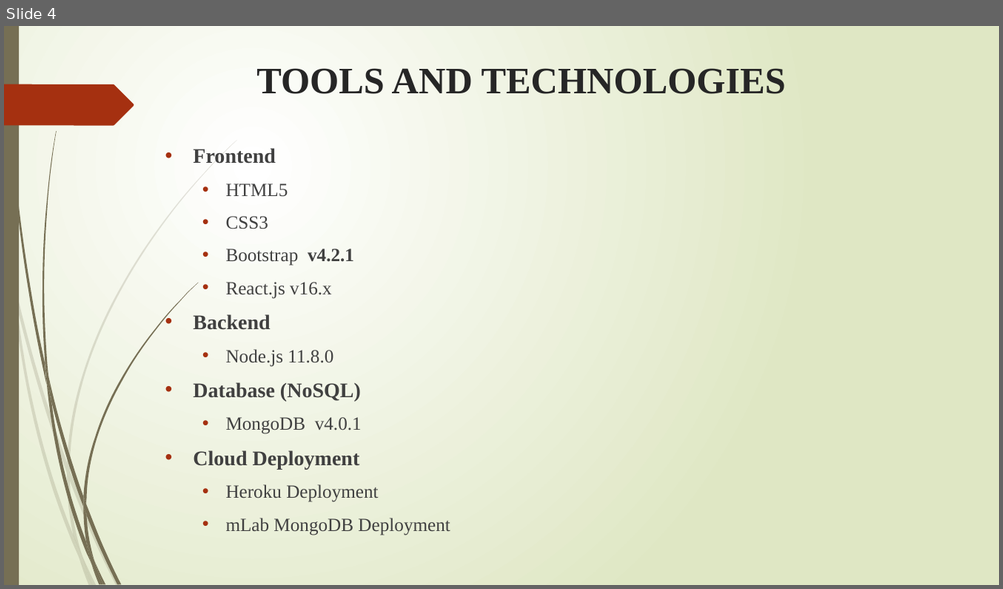
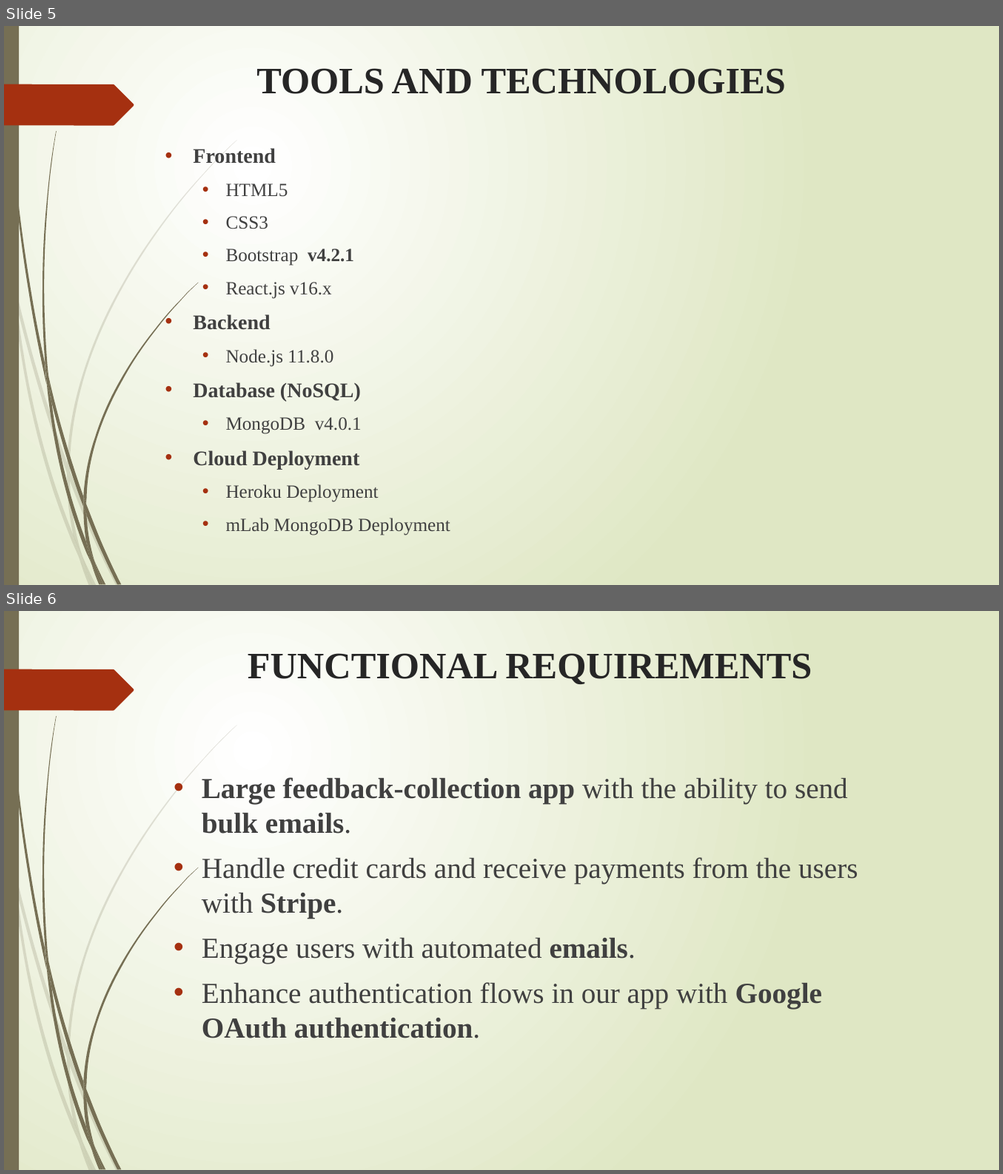
Before and after one commit to vijaykumarrpai/mca-code, a slide deck: 5thSem/Project/Bulk Email Aggregtor.pptx. Shown one above the other, each under a label of ours: slide 4 before the commit, slides 5 and 6 after it. The pictures are 1003x589 and 1003x1174 pixels, drawn with LibreOffice and Linux fonts; fonts in the diff are those of the drawing. Boxes give left, top, right and bottom in pixels: in the first picture for what was removed or moved away, otherwise in the second. Text is boxed around its words. In the diff, an @@ line names an element or a change of style, - is before the commit and + after.

```diff
--- a/5thSem/Project/Bulk Email Aggregtor.pptx
+++ b/5thSem/Project/Bulk Email Aggregtor.pptx
@@ slide 6 added at (4, 611, 999, 1170), background gradient #FFFFFF to #DFE8C4; not listed: 24 template elements that a slide beside it also shows @@
@@ title added at (247, 653, 811, 684), 36 pt, text #262626, bold @@
+FUNCTIONAL REQUIREMENTS
@@ text added at (202, 777, 857, 1039), 28 pt, text #404040 @@
+• Large feedback-collection app with the ability to send bulk emails.
+• Handle credit cards and receive payments from the users with Stripe.
+• Engage users with automated emails.
+• Enhance authentication flows in our app with Google OAuth authentication.
@@ what was slide 4 is now slide 5 @@
```
Also in this commit, not shown: 2 slides changed, 3 other slides added, 40 other files.
